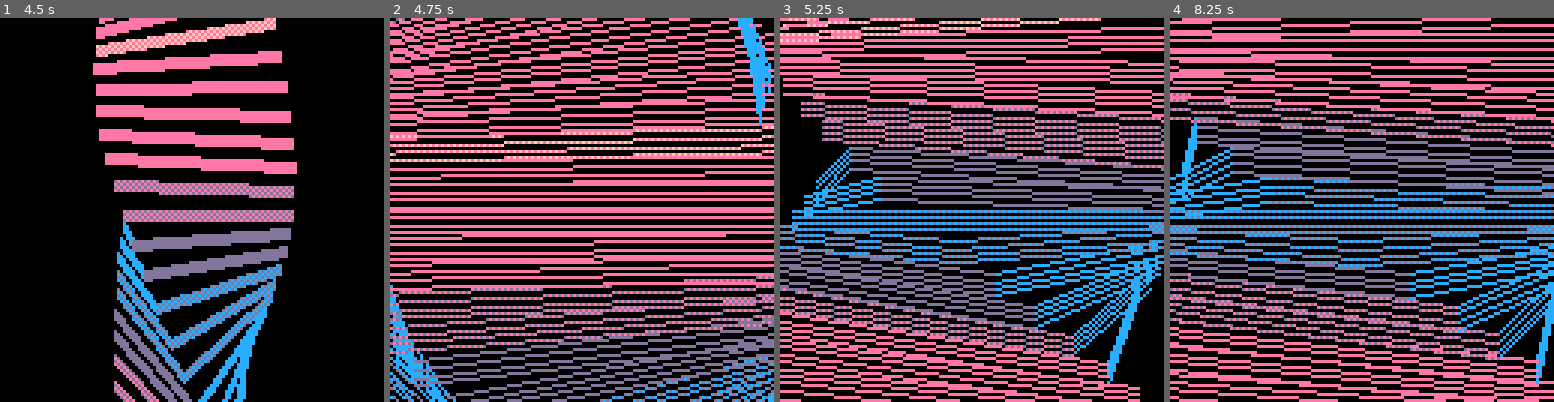
Above: before the commit, frames 1-4 (left to right).
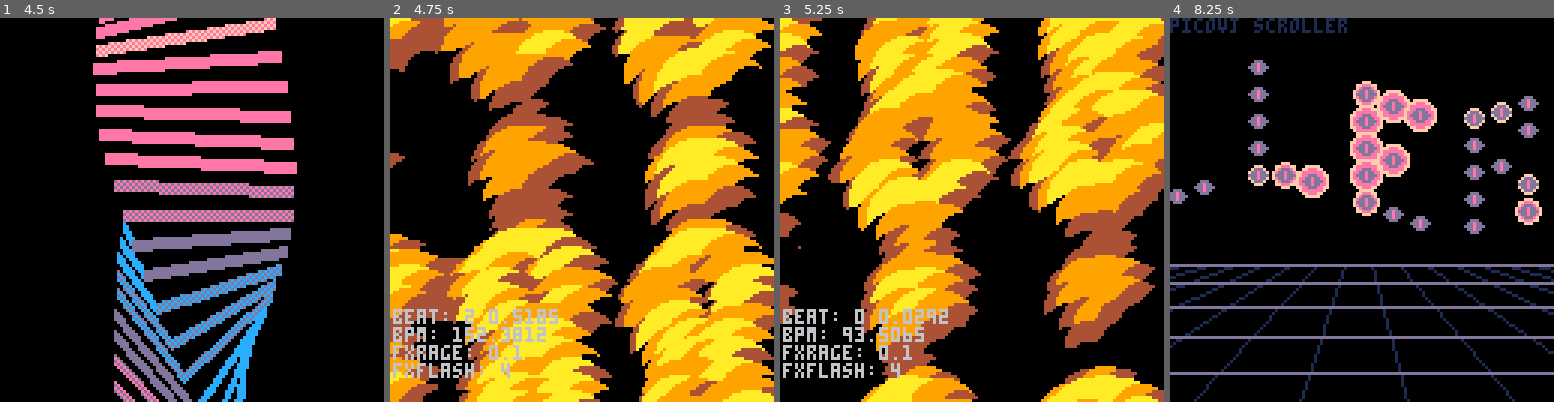
Above: after the commit, the same moments.

Repository: JordiRos/picovj
Game: PICO-8 cartridge picovj.p8
Same seed, same stepped clock (60 frames per second), same inputs: the game is played once before the commit and once after it.
Inputs:
- Up to frame 1 (4.5 s): tap X (X key) at 0.33, 1.07, 1.85, 2.97, 4.08 s; tap O (Z key) at 0.7, 1.7, 2.1, 2.5, 2.9, 3.3, 3.7, 4.1 s; hold Right 1.6-2.1 s; hold Up 2.15-2.42 s; hold Right 2.47-3.03 s; hold Left 3.08-3.58 s; hold Down 3.63-3.97 s; hold Right from 4.02 s (still down)
- Up to frame 2 (4.75 s): tap O (Z key) at 4.5 s; release Right at 4.68 s; hold Up from 4.73 s (still down)
- Up to frame 3 (5.25 s): tap O (Z key) at 4.9 s; release Up at 5.03 s; hold Left from 5.08 s (still down); tap X (X key) at 5.2 s
- Up to frame 4 (8.25 s): tap O (Z key) every 0.4 s from 5.3 to 8.1 s; release Left at 5.68 s; hold Down 5.73-6.03 s; hold Right 6.08-6.58 s; tap X (X key) at 6.32, 7.43 s; hold Right 6.63-7.13 s; hold Up 7.18-7.45 s; hold Right 7.5-8.07 s; hold Left from 8.12 s (still down)

Frame 1 is identical in both runs. In frame 2, 81% of the frame differs, in the area x 0-100%, y 0-100%; in frame 3, 77%; in frame 4, 50%.

Commit message:
Update picovj.p8
Fix scene manager
Scroller scene
Twist wireframe
New white predef palette

Diff:
--- a/picovj.p8
+++ b/picovj.p8
@@ -3,7 +3,6 @@
 __lua__
 -- picovj
 -- @jordi_ros
--- vj
 vj_loops={}
 vj_scene=0
 vj_bpm=120
@@ -19,19 +18,21 @@
  vj_loops[1]=twistdither
  vj_loops[2]=plasma
  vj_loops[3]=octopus
+ vj_loops[4]=scroller
+ vj_loops[5]=twistwire
 end
 
 function _update60()
  vj_load()
  vj_time=t()/2 -- because 60fps
  vj_flash=0
- if btn(4) and vj_scene>1 then
+ if btn(4) and vj_scene>0 then
   -- scene manager
-  if (btnp(⬆️)) vj_scene=rnd(#vj_loops-1)+1
+  if (btnp(⬆️)) vj_scene=flr(rnd(#vj_loops))+1
   if (btnp(⬅️)) vj_scene-=1
   if (btnp(➡️)) vj_scene+=1
-  if (btnp(⬇️)) vj_scene=0
-  if (vj_scene<1) vj_scene=#vj_loops
+  if (btnp(⬇️)) vj_scene=1
+  if (vj_scene<1) vj_scene=#vj_loops-1
   if (vj_scene>#vj_loops) vj_scene=1
  elseif btn(5) then
   -- bpm manager
@@ -107,6 +108,7 @@
  {0,2,8,14,7},
  {1,2,8,9,10},
  {1,12,13,14,15},
+ {1,5,6,7,7},
 }
 -->8
 -- main menu
@@ -140,7 +142,7 @@
 -->8
 -- dithered twist
 -- @jordi_ros
-function segment(x,y)
+function td_segment(x,y)
 d=64
 a=d/-(y+2)
 b=d/(x-2)
@@ -166,17 +168,17 @@
 x=-sin(a)
 y=cos(a)
 i=j*17
-segment(x,-y)
-segment(-x,y)
-segment(-y,-x)
-segment(y,x)
+td_segment(x,-y)
+td_segment(-x,y)
+td_segment(-y,-x)
+td_segment(y,x)
 end end
 
 -->8
 -- plasma effect
+-- @jordi_ros
 function plasma()
 cls()
---vj_flash=vj_beatflash
 for y=0,23 do
 for x=0,23 do
 v=vj_beattime2+(vj_fxrage<.5 and 0 or vj_beatnum2/2)
@@ -199,9 +201,10 @@
 
 -->8
 -- octopus
+-- @jordi_ros
+function octopus()
+cls()
 r=180
-function octopus()
-cls()
 k=flr(lerp(2,0,vj_fxrage))
 for j=k,5 do
 v=vj_beattime4+j/lerp(200,100,vj_fxrage)+(vj_beatflash-j/4)*.05
@@ -213,6 +216,57 @@
 c=vj_fxrage<.5 and 0 or vj_beatnum
 if(i>0)line(n,m,x,y,cpal[c+1][j])
 n,m=x,y
+end end end
+
+-->8
+-- text scroller
+-- @jordi_ros
+function scroller()
+cls()
+text="picovj scroller"
+v=128*(vj_time%5)
+?text,0,0,1
+for k=0,#text*40 do
+i=k%5j=flr(k/5)
+p=vj_beatflash*5
+x=j*9+128-v
+y=i*9+25+9*sin(x/128)
+c=vj_beatflash>0 and 8 or 13
+if(pget(j,i)>0) then
+ r=3+2*sin((x*1.3-50+y*1.4)/128)+p
+ circfill(x,y,r+1,c+2)
+ circfill(x,y,r,c+1)
+ ?"☉",x-3,y-2,c
+end
+x=-vj_time*64+k*9
+y=82+i*(5+i)
+line(0,y,128,y,c)
+line(x,82,(x-64)*4+64,128,1)
+end end
+
+-->8
+-- wireframe twist
+-- @jordi_ros
+function tw_segment(u,j)
+u+=.2+v+j*.1
+f=.7+sin(v+j*.1)*.8*((sin(j/4+v)*vj_fxrage))
+x=f*cos(u)
+y=-f*sin(u)
+a=64/-(y+2)+sin(vj_fxbeatflash)*30
+b=64/(x-2)
+return x*a+64,j*a+64,y*b+64,j*b+64 end
+
+function twistwire()
+cls()
+v=vj_beattime4
+for j=-3,1.5,lerp(.2,.05,vj_beatflash) do
+for k=0,1,lerp(.25,.1,vj_fxrage) do
+c=cpal[vj_fxrage<.5 and 1 or vj_beatnum+1]
+if (vj_beatflash>0) c=cpal[7]
+g,h,n,m=tw_segment(k,j)
+line(g,h,n,m,g<n and c[3] or c[2])
+e,r=tw_segment(k,j-.2)
+line(g,h,e,r,c[4])
 end end end
 
 __gfx__
